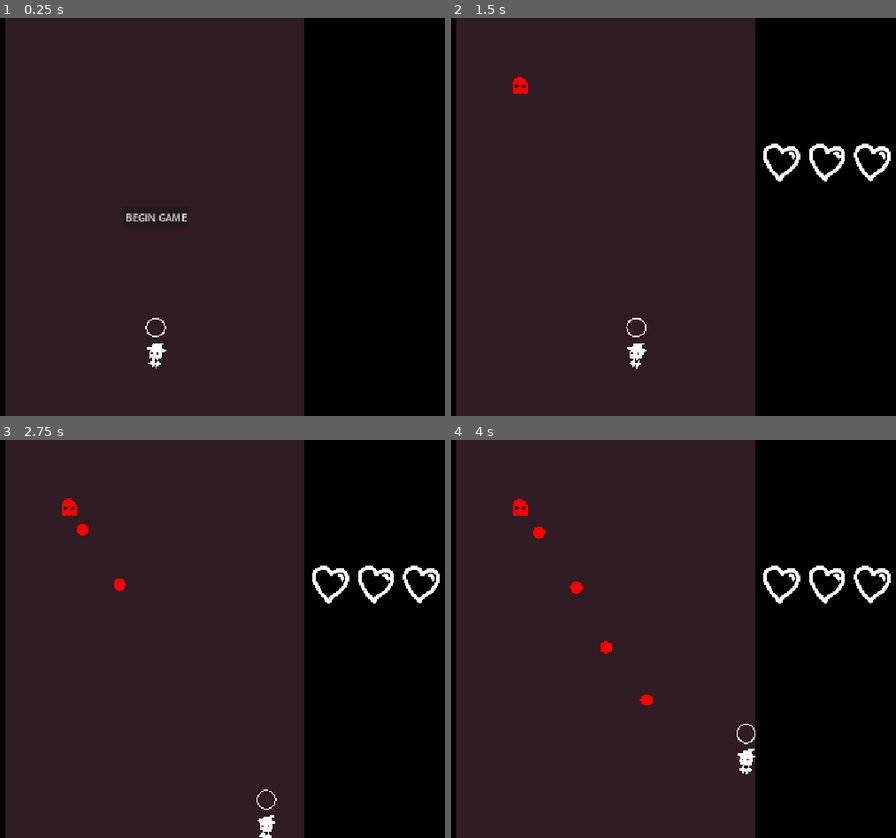
Above: before the commit, frames 1-4 (two rows, left to right).
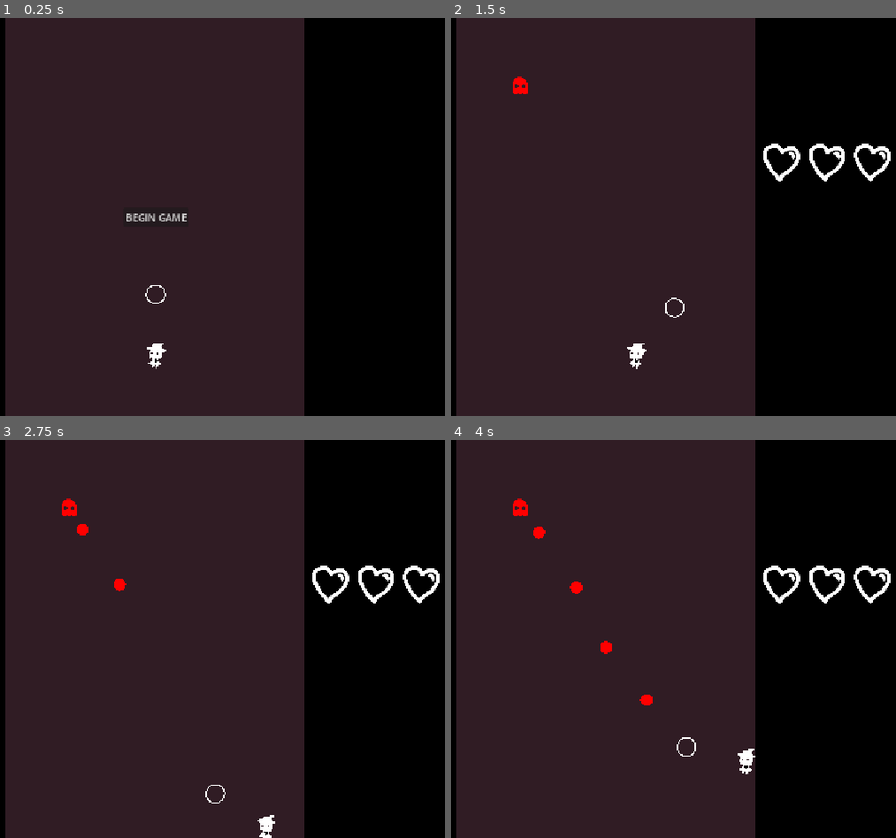
Above: after the commit, the same moments.

Repository: piksalchaos/bullet-hell
Game: Godot game, scene res://scenes/game.tscn
The game is run twice, just before and just after one commit, with the same random seed, the same clock (stepped at 60 frames per second) and the same inputs.
Inputs (mouse positions are in pixels of both pictures, inside the frame that each line leads up to):
- Up to frame 1 (0.25 s): no input
- Up to frame 2 (1.5 s): click "BEGIN GAME" at 0.5 s; tap Enter at 1.25 s; move the mouse to (762, 197) at 1.27 s; hold D (right) from 1.28 s (still down); hold Right mouse button (absorb, bound only after the commit) from 1.28 s (still down)
- Up to frame 3 (2.75 s): tap X (absorb, bound only before the commit) at 1.55, 2.1 s; move the mouse to (13, 658) at 2.02 s; release D (right) at 2.03 s; release Right mouse button (absorb, bound only after the commit) at 2.03 s; hold S (down) from 2.03 s (still down); tap Z (shoot) at 2.3 s
- Up to frame 4 (4 s): move the mouse to (677, 551) at 2.77 s; release S (down) at 2.78 s; hold D (right) 2.78-3.53 s; hold Z (shoot) 2.78-3.53 s; right-click (677, 551) at 3.05 s; move the mouse to (571, 718) at 3.52 s; hold W (up) from 3.53 s (still down); right-click (571, 718) at 3.6 s; tap X (absorb, bound only before the commit) at 3.8 s

The runs differ from the first frame. In frame 1, less than 0.1% of the frame differs, in the area x 32-38%, y 67-81%; in frame 2, less than 0.1%, in the area x 39-53%, y 70-81%; in frame 3, less than 0.1%; in frame 4, less than 0.1%.

Commit message:
can now aim to shoot and absorb bullets

Diff:
--- a/project.godot
+++ b/project.godot
@@ -67,11 +67,12 @@
 "deadzone": 0.2,
 "events": [Object(InputEventKey,"resource_local_to_scene":false,"resource_name":"","device":-1,"window_id":0,"alt_press …(192 unchanged characters)…
 , Object(InputEventKey,"resource_local_to_scene":false,"resource_name":"","device":-1,"window_id":0,"alt_pressed":false …(182 unchanged characters)…
+, Object(InputEventMouseButton,"resource_local_to_scene":false,"resource_name":"","device":-1,"window_id":0,"alt_pressed":false,"shift_pressed":false,"ctrl_pressed":false,"meta_pressed":false,"button_mask":1,"position":Vector2(117, 15),"global_position":Vector2(129, 75),"factor":1.0,"button_index":1,"canceled":false,"pressed":true,"double_click":false,"script":null)
 ]
 }
 absorb={
 "deadzone": 0.2,
-"events": [Object(InputEventKey,"resource_local_to_scene":false,"resource_name":"","device":-1,"window_id":0,"alt_pressed":false,"shift_pressed":false,"ctrl_pressed":false,"meta_pressed":false,"pressed":false,"keycode":0,"physical_keycode":88,"key_label":0,"unicode":120,"location":0,"echo":false,"script":null)
+"events": [Object(InputEventMouseButton,"resource_local_to_scene":false,"resource_name":"","device":-1,"window_id":0,"alt_pressed":false,"shift_pressed":false,"ctrl_pressed":false,"meta_pressed":false,"button_mask":2,"position":Vector2(218, 24),"global_position":Vector2(230, 84),"factor":1.0,"button_index":2,"canceled":false,"pressed":true,"double_click":false,"script":null)
 ]
 }
 
--- a/scenes/bullets/player_bullet.gd
+++ b/scenes/bullets/player_bullet.gd
@@ -3,16 +3,19 @@
 const RADIUS := 16.0
 const SPEED := 1200.0
 
+
 @export var initial_color_id: GameProperties.COLOR_ID
 @onready var color_component: ColorComponent = $ColorComponent
 
 var damage := 1
+var angle_direction := PI*1.5
 
 func _ready():
 	color_component.color_id = initial_color_id
 
 func _physics_process(delta: float) -> void:
-	position.y -= SPEED * delta
+	position.y += sin(angle_direction) * SPEED * delta
+	position.x += cos(angle_direction) * SPEED * delta
 	if position.x < -RADIUS or position.x > GameProperties.STAGE_WIDTH + RADIUS \
 	or position.y < -RADIUS or position.y > GameProperties.STAGE_HEIGHT + RADIUS:
 		queue_free()
--- a/scenes/entities/player/bullet_absorber.gd
+++ b/scenes/entities/player/bullet_absorber.gd
@@ -1,7 +1,7 @@
 extends Area2D
 
-func _unhandled_input(event: InputEvent) -> void:
-	if event.is_action_pressed("absorb") and GameProperties.captured_color_ids.size() <= 6:
+func _input(event: InputEvent) -> void:
+	if event.is_action_pressed("absorb") and GameProperties.captured_color_ids.size() < 6:
 		capture_closest_bullet()
 
 func capture_closest_bullet():
--- a/scenes/entities/player/bullet_shooter.gd
+++ b/scenes/entities/player/bullet_shooter.gd
@@ -13,21 +13,22 @@
 
 func add_absorbed_circle(captured_position: Vector2, color_id: GameProperties.COLOR_ID) -> void:
 	var circle = CIRCLE_DRAWING.instantiate()
-	circle.position = captured_position - get_parent().position
+	circle.position = captured_position - get_parent().get_parent().position
 	circle.modulate = GameProperties.COLORS[color_id]
 	circle.radius = 0
 	add_child(circle)
 	var tween = get_tree().create_tween()
 	tween.tween_property(circle, "radius", CIRCLE_RADIUS, TWEEN_DURATION)
 
-func _unhandled_input(event: InputEvent) -> void:
+func _input(event: InputEvent) -> void:
 	if event.is_action_pressed("shoot") and GameProperties.captured_color_ids.size() > 0:
 		shoot_bullet()
 
 func shoot_bullet():
 	var bullet = PLAYER_BULLET.instantiate()
 	bullet.initial_color_id = GameProperties.captured_color_ids[0]
-	bullet.position = get_parent().position
+	bullet.position = get_parent().get_parent().position
+	bullet.angle_direction = get_local_mouse_position().angle()
 	GameProperties.bullet_container.add_child(bullet)
 	GameProperties.captured_color_ids.pop_back()
 	get_child(0).queue_free()
@@ -36,6 +37,7 @@
 	update_circle_positions()
 
 func update_circle_positions():
+	if not get_tree(): return
 	var color_count = get_child_count()
 	var tween = get_tree().create_tween()
 	tween.set_parallel()
--- /dev/null
+++ b/scenes/entities/player/magic_display.gd
@@ -0,0 +1,11 @@
+extends Node2D
+@onready var bullet_absorber: Area2D = $BulletAbsorber
+@onready var bullet_shooter: Node2D = $BulletShooter
+
+const ABSORBER_MAX_DISTANCE = 100.0
+
+func _process(_delta: float) -> void:
+	var absorber_position = get_local_mouse_position()
+	if absorber_position.length() > ABSORBER_MAX_DISTANCE:
+		absorber_position = absorber_position.normalized() * ABSORBER_MAX_DISTANCE
+	bullet_absorber.position = absorber_position
--- a/scenes/entities/player/player.tscn
+++ b/scenes/entities/player/player.tscn
@@ -1,8 +1,9 @@
-[gd_scene load_steps=8 format=3 uid="uid://whf6whxkmq2"]
+[gd_scene load_steps=9 format=3 uid="uid://whf6whxkmq2"]
 
 [ext_resource type="Script" uid="uid://deng3hl1wlyd8" path="res://scenes/entities/player/player.gd" id="1_g2els"]
 [ext_resource type="Texture2D" uid="uid://b43avh08mlvxf" path="res://images/player_placeholder.png" id="2_08t41"]
 [ext_resource type="Texture2D" uid="uid://oukxw7ad0r61" path="res://images/heart.png" id="3_1ie0h"]
+[ext_resource type="Script" uid="uid://dopm7mmmuaqd2" path="res://scenes/entities/player/magic_display.gd" id="4_8akj5"]
 [ext_resource type="Script" uid="uid://cs734ayyynx5e" path="res://scenes/entities/player/bullet_absorber.gd" id="4_42nxq"]
 [ext_resource type="Script" uid="uid://cqg8xn2lhlwxa" path="res://scenes/entities/player/bullet_shooter.gd" id="5_bjvvg"]
 
@@ -29,19 +30,21 @@
 position = Vector2(0, 8)
 shape = SubResource("CircleShape2D_u8vuu")
 
-[node name="BulletAbsorber" type="Area2D" parent="."]
-position = Vector2(0, -46)
+[node name="MagicDisplay" type="Node2D" parent="."]
+script = ExtResource("4_8akj5")
+
+[node name="BulletAbsorber" type="Area2D" parent="MagicDisplay"]
 collision_layer = 0
 collision_mask = 8
 script = ExtResource("4_42nxq")
 
-[node name="CollisionShape2D" type="CollisionShape2D" parent="BulletAbsorber"]
+[node name="CollisionShape2D" type="CollisionShape2D" parent="MagicDisplay/BulletAbsorber"]
 shape = SubResource("CircleShape2D_1ie0h")
 
-[node name="BulletShooter" type="Node2D" parent="."]
+[node name="BulletShooter" type="Node2D" parent="MagicDisplay"]
 script = ExtResource("5_bjvvg")
 
 [node name="CooldownTimer" type="Timer" parent="."]
 
-[connection signal="child_order_changed" from="BulletShooter" to="BulletShooter" method="_on_child_order_changed"]
+[connection signal="child_order_changed" from="MagicDisplay/BulletShooter" to="MagicDisplay/BulletShooter" method="_on_child_order_changed"]
 [connection signal="timeout" from="CooldownTimer" to="." method="_on_cooldown_timer_timeout"]
Not shown, added: export_presets.cfg
Not shown, added: scenes/entities/player/magic_display.gd.uid
Not shown, changed: .gitignore
